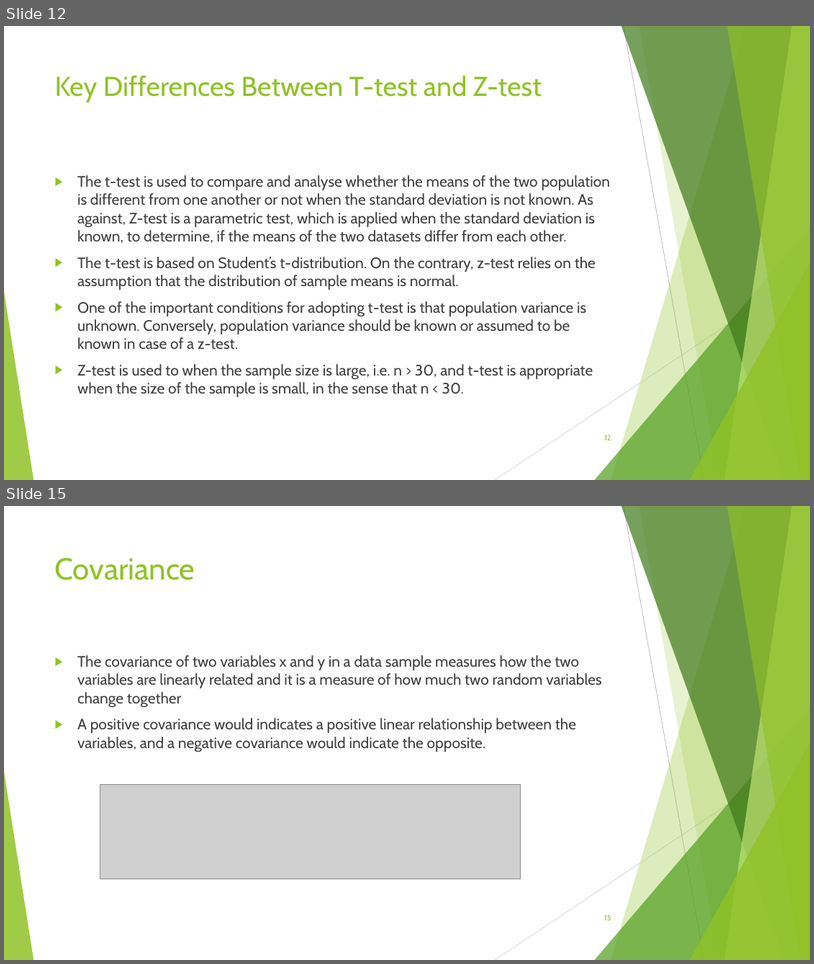
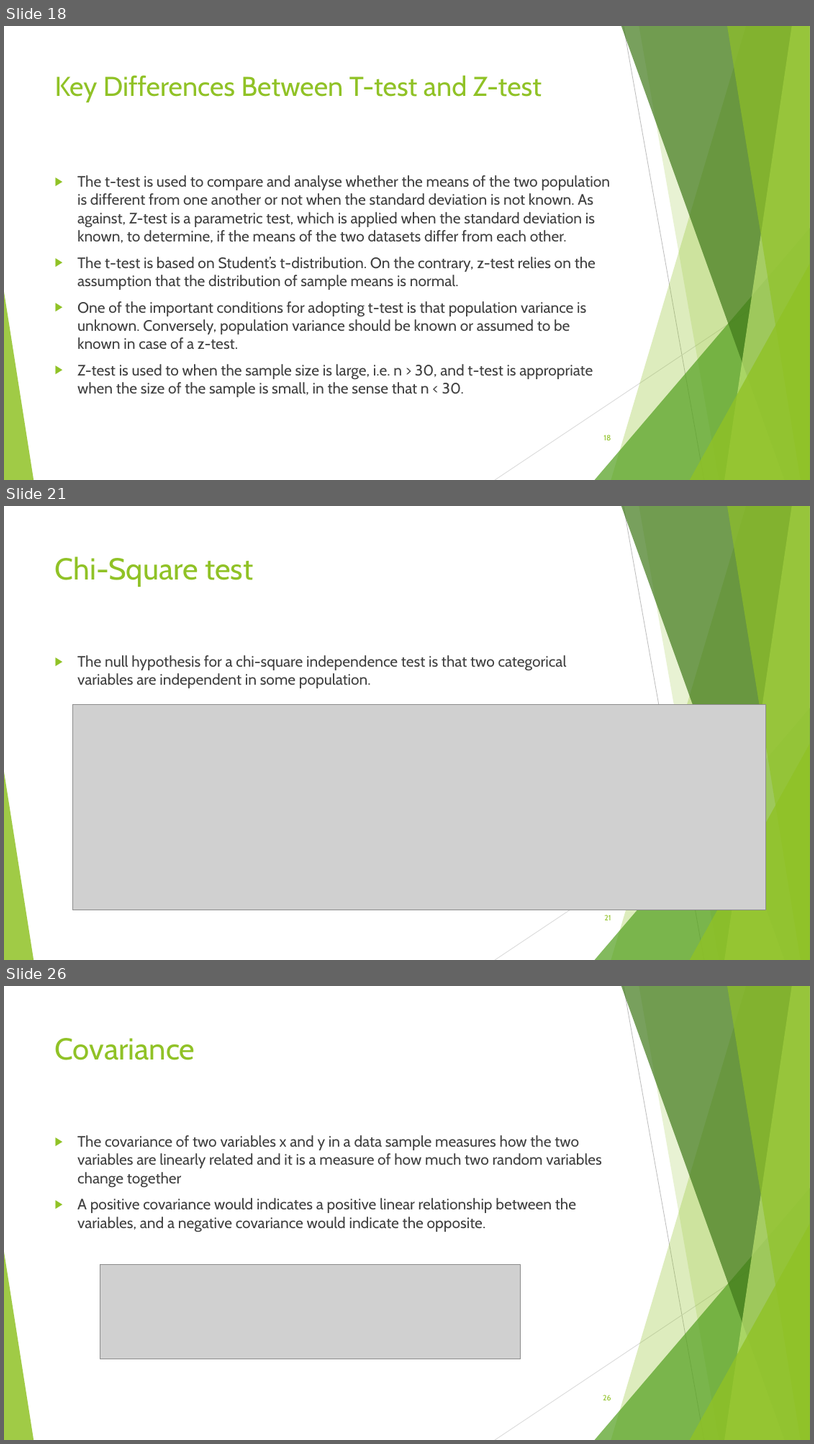
Before and after one commit to Deepaknatural/Training, a slide deck: STATISTICS.pptx. Shown one above the other, each under a label of ours: slides 12 and 15 before the commit, slides 18, 21 and 26 after it; the slides between them are not shown. The pictures are 814x964 and 814x1444 pixels, drawn with LibreOffice and Linux fonts; fonts in the diff are those of the drawing; grey boxes stand for pictures; background and template pictures are left out. Boxes give left, top, right and bottom in pixels: in the first picture for what was removed or moved away, otherwise in the second. Text is boxed around its words. In the diff, an @@ line names an element or a change of style, - is before the commit and + after.

```diff
--- a/STATISTICS.pptx
+++ b/STATISTICS.pptx
@@ slide 21 added at (4, 506, 810, 960), background #FFFFFF; not listed: 10 template elements that a slide beside it also shows @@
@@ title added at (55, 556, 253, 587), 36 pt, text #90C226 @@
+Chi-Square test
@@ text added at (77, 655, 567, 688), 18 pt, text #404040 @@
+▶ The null hypothesis for a chi-square independence test is that two categorical variables are independent in some population.
@@ picture added at (73, 705, 766, 909) @@
@@ page number added at (604, 914, 611, 920), 9 pt, text #90C226 @@
+21
@@ what was slide 12 is now slide 18 @@
@@ page number at (604, 434, 611, 440): text changed @@
-12
+18
@@ what was slide 15 is now slide 26 @@
@@ page number at (603, 1394, 611, 1400): text changed @@
-15
+26
```
Also in this commit, not shown: 7 slides changed, 11 other slides added, 1 slide removed, 2 other files.
